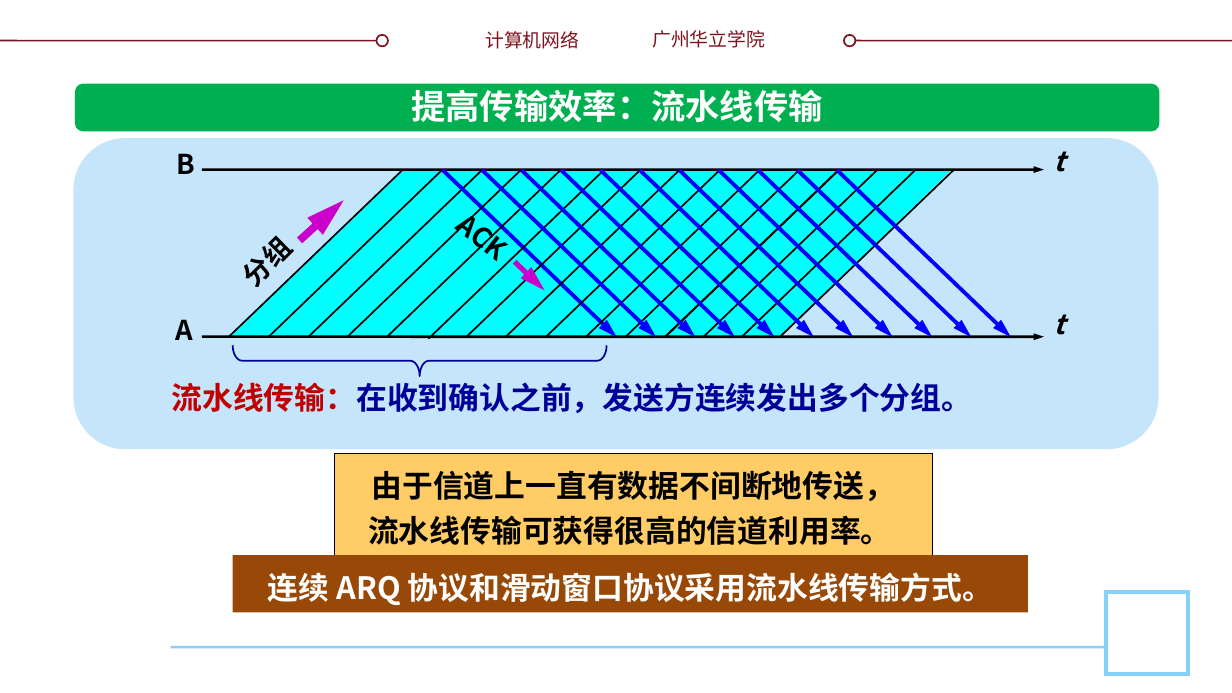
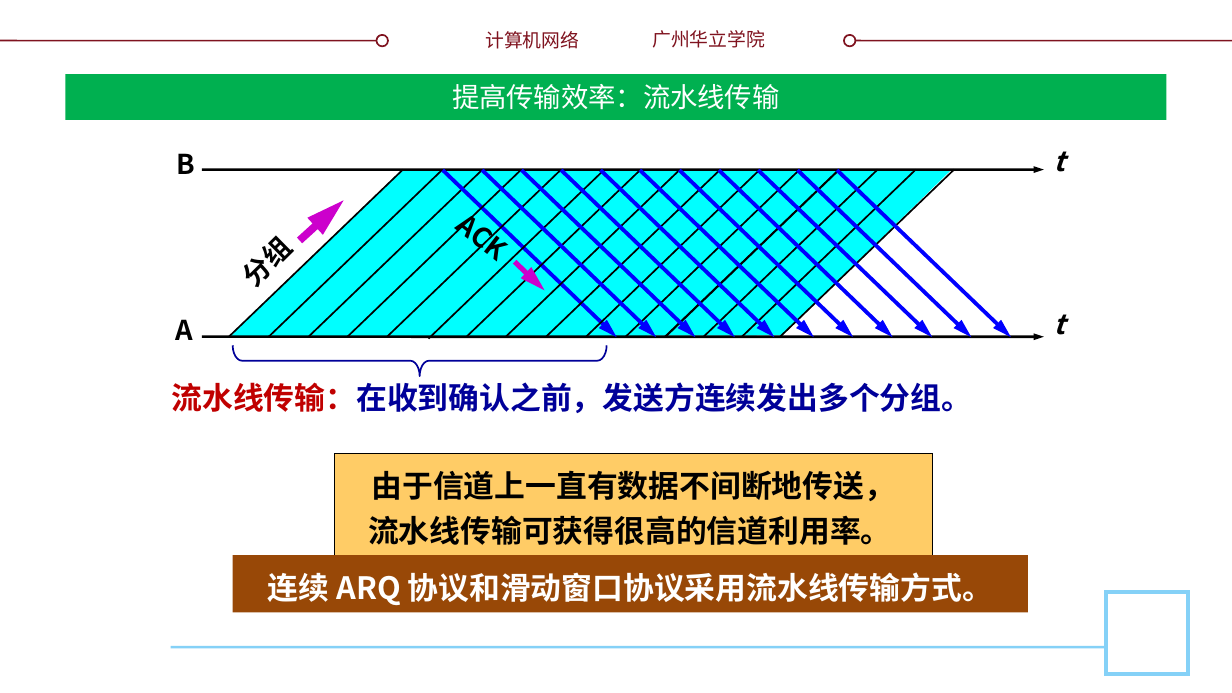
Before and after one commit to glplaman/glplaman.github.io, a slide deck: slide 61 of network/ppt/chap5.pptx (slide 59 before the commit). Drawn at 1232x693 pixels with LibreOffice and Linux fonts; fonts in the diff are those of the drawing; background and template pictures are left out. Boxes give left, top, right and bottom in pixels: in the first picture for what was removed or moved away, otherwise in the second. Text is boxed around its words. In the diff, an @@ line names an element or a change of style, - is before the commit and + after.

```diff
--- a/network/ppt/chap5.pptx
+++ b/network/ppt/chap5.pptx
@@ title "提高传输效率：流水线传输": place and size @@
-title "提高传输效率：流水线传输" at bbox=[411, 89, 822, 122]
+title "提高传输效率：流水线传输" at bbox=[65, 74, 1167, 120]
@@ title "提高传输效率：流水线传输" at bbox=[65, 74, 1167, 120]: size 20 to 16 pt, font Noto Sans CJK SC to Montserrat, bold off; vertical alignment top to middle; fill none to #00B050 @@
@@ rounded rectangle removed at bbox=[75, 84, 1159, 132] @@
@@ rounded rectangle removed at bbox=[74, 138, 1159, 450] @@
```
Also in this commit, not shown: 40 other slides changed, 3 slides added, 11 other files.
